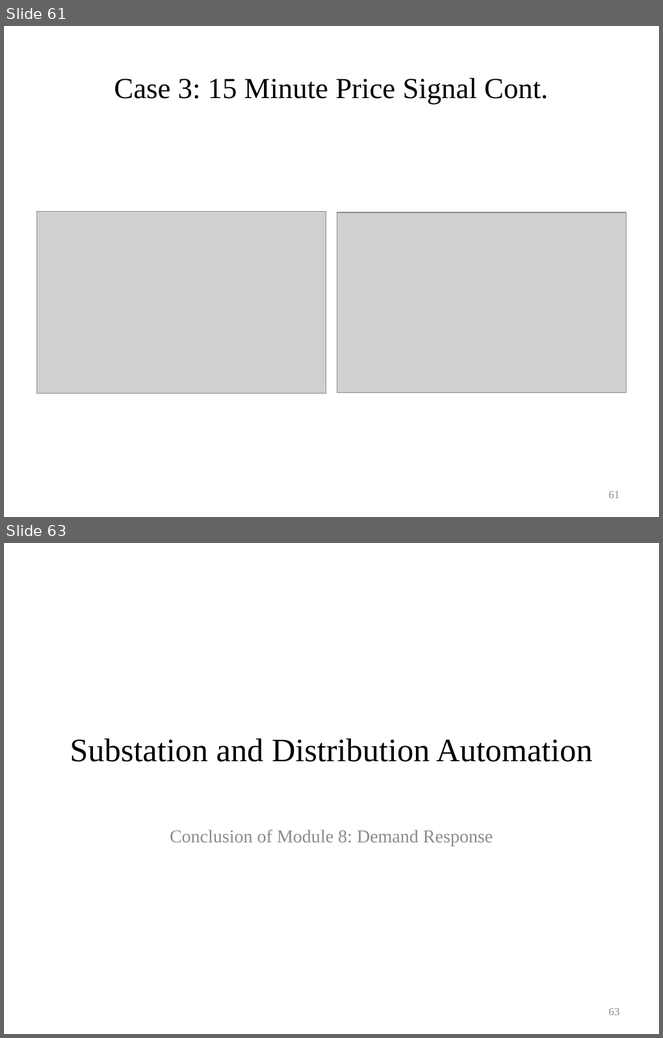
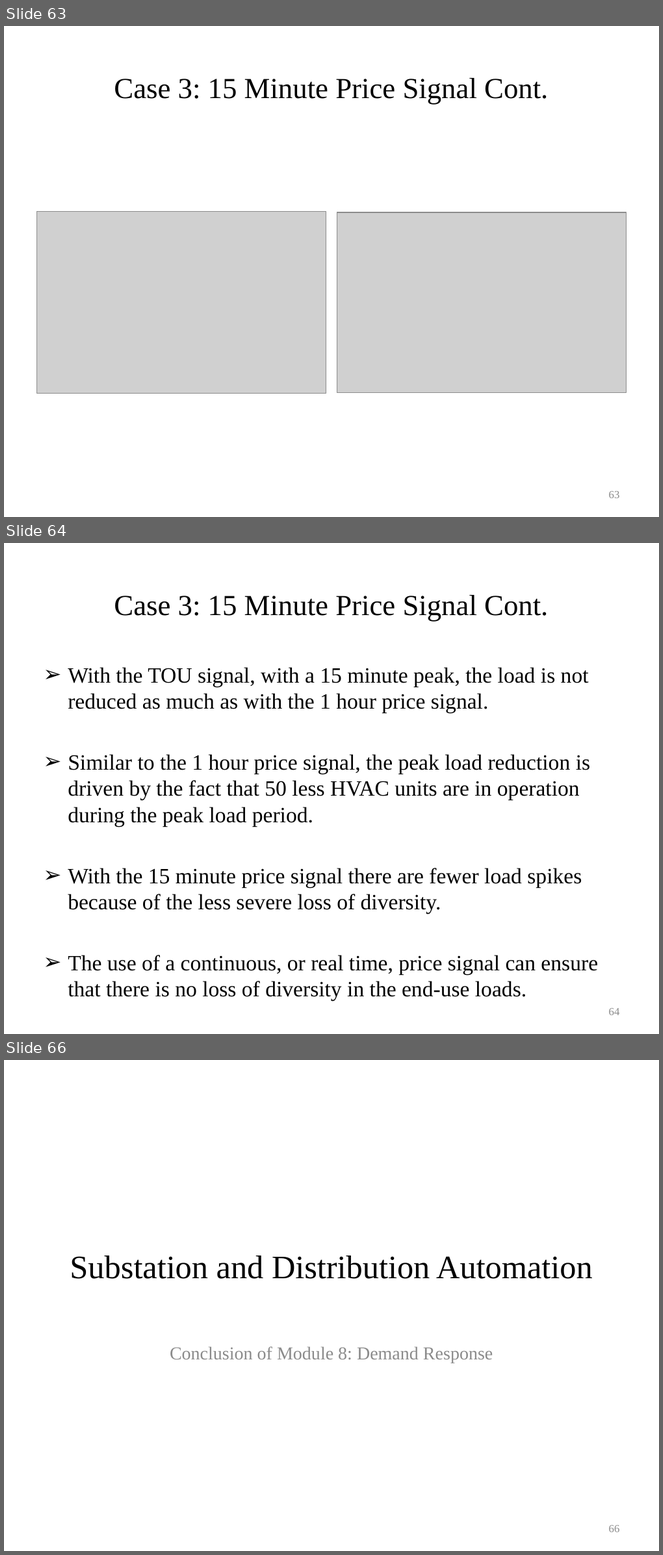
Before and after one commit to gridlab-d/course, a slide deck: University of Washington Class/Narrated Slides/Module 8 - Demand response.pptx. Shown one above the other, each under a label of ours: slides 61 and 63 before the commit, slides 63, 64 and 66 after it; the slides between them are not shown. The pictures are 663x1038 and 663x1555 pixels, drawn with LibreOffice and Linux fonts; fonts in the diff are those of the drawing; grey boxes stand for pictures; background and template pictures are left out. Boxes give left, top, right and bottom in pixels: in the first picture for what was removed or moved away, otherwise in the second. Text is boxed around its words. In the diff, an @@ line names an element or a change of style, - is before the commit and + after.

```diff
--- a/University of Washington Class/Narrated Slides/Module 8 - Demand response.pptx
+++ b/University of Washington Class/Narrated Slides/Module 8 - Demand response.pptx
@@ slide 64 added at [4, 543, 659, 1034], background #FFFFFF @@
@@ title added at [114, 595, 548, 621], 32 pt, text #000000 @@
+Case 3: 15 Minute Price Signal Cont.
@@ text added at [68, 667, 598, 1001], 24 pt, text #000000 @@
+➢ With the TOU signal, with a 15 minute peak, the load is not reduced as much as with the 1 hour price signal.
+➢ Similar to the 1 hour price signal, the peak load reduction is driven by the fact that 50 less HVAC units are in operation during the peak load period.
+➢ With the 15 minute price signal there are fewer load spikes because of the less severe loss of diversity.
+➢ The use of a continuous, or real time, price signal can ensure that there is no loss of diversity in the end-use loads.
@@ page number added at [609, 1008, 620, 1016], 12 pt, text #8C8C8C @@
+64
@@ what was slide 61 is now slide 63 @@
@@ page number at [609, 491, 620, 499]: text changed @@
-61
+63
@@ what was slide 63 is now slide 66 @@
@@ page number at [609, 1525, 620, 1533]: text changed @@
-63
+66
```
Also in this commit, not shown: 7 slides changed, 3 other slides added, 1 slide removed.
